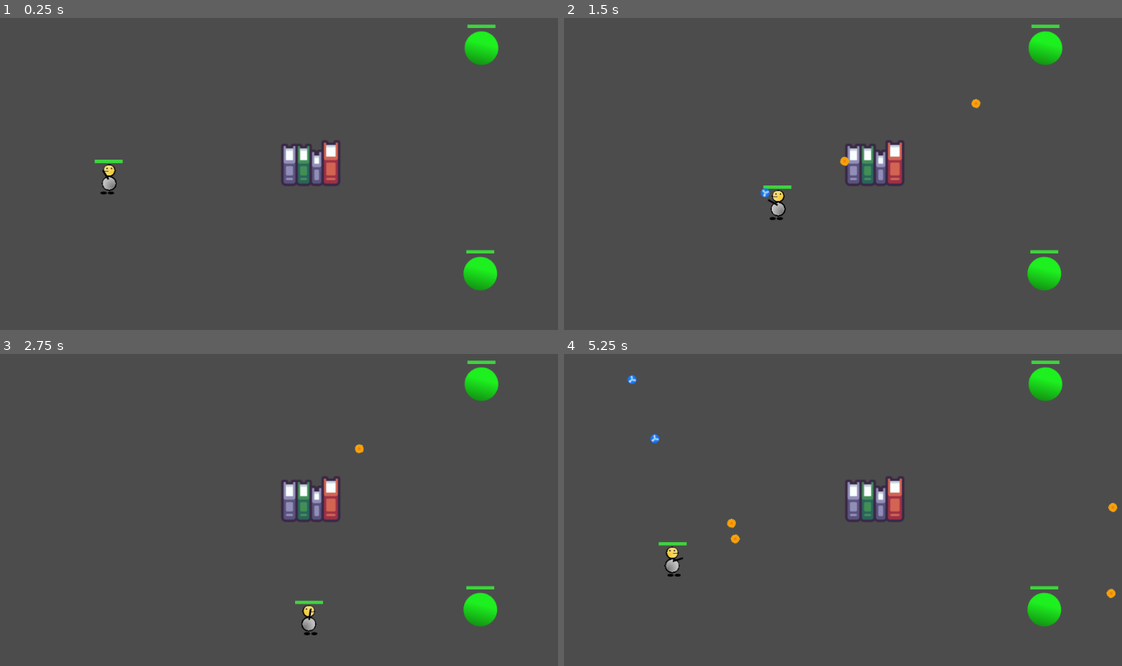
Above: before the commit, frames 1-4 (two rows, left to right).
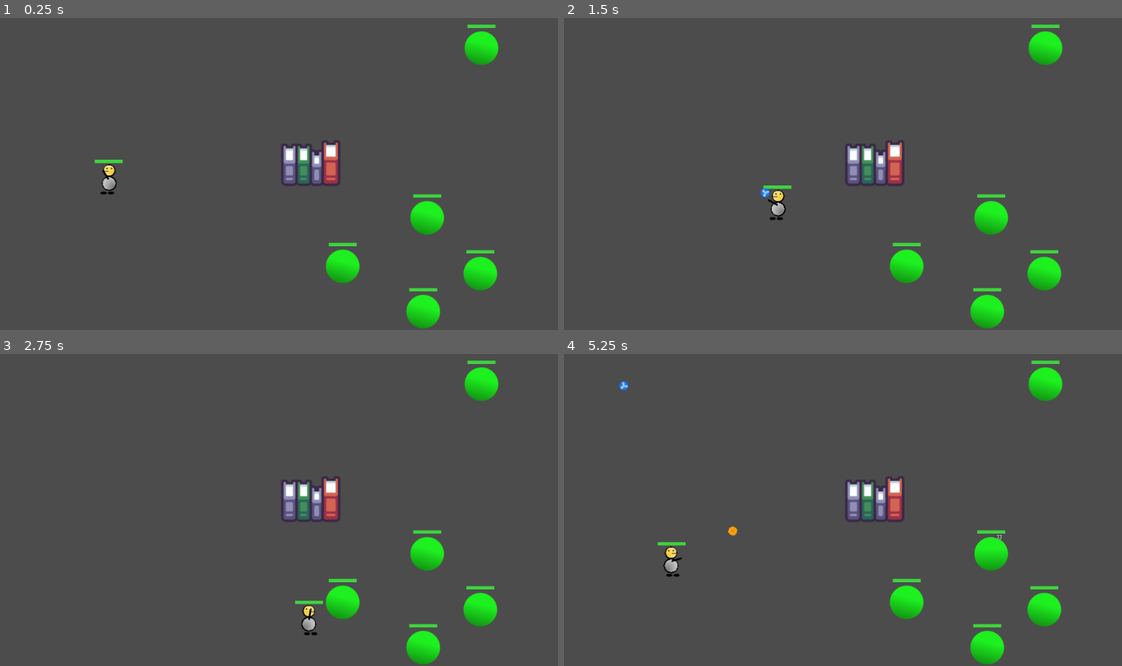
Above: after the commit, the same moments.

Repository: NPGodotEngine/Hack_And_Slash
Game: Godot game, scene res://Levels/TestLevel.tscn
Same seed, same stepped clock (60 frames per second), same inputs: the game is played once before the commit and once after it. The project has no main scene, so this scene is started directly.
Inputs (mouse positions are in pixels of both pictures, inside the frame that each line leads up to):
- Up to frame 1 (0.25 s): no input
- Up to frame 2 (1.5 s): tap Enter at 0.5 s; move the mouse to (971, 145) at 0.52 s; press the mouse at (971, 145) at 0.53 s; hold D (move_right) 0.53-1.28 s; move the mouse to (731, 180) at 1.27 s; release the mouse at (731, 180) at 1.28 s; hold S (move_down) from 1.28 s (still down); right-click (731, 180) at 1.35 s
- Up to frame 3 (2.75 s): move the mouse to (340, 425) at 2.02 s; release S (move_down) at 2.03 s; press the mouse at (340, 425) at 2.03 s; hold D (move_right) from 2.03 s (still down)
- Up to frame 4 (5.25 s): move the mouse to (815, 566) at 2.77 s; release D (move_right) at 2.78 s; release the mouse at (815, 566) at 2.78 s; hold W (move_up) 2.78-3.53 s; right-click (815, 566) at 2.85 s; move the mouse to (1015, 547) at 3.52 s; press the mouse at (1015, 547) at 3.53 s; hold A (move_left) 3.53-5.03 s; move the mouse to (675, 447) at 4.27 s; release the mouse at (675, 447) at 4.28 s; right-click (675, 447) at 4.35 s; move the mouse to (876, 497) at 5.02 s; press the mouse at (876, 497) at 5.03 s; hold S (move_down) from 5.03 s (still down)

The runs differ from the first frame. In frame 1, 1.8% of the frame differs, in the area x 58-80%, y 56-100%; in frame 2, 1.8%; in frame 3, 1.8%; in frame 4, 2.2%, in the area x 9-100%, y 6-100%.

Commit message:
Refactor: Projectile, CryoBulletSkill, add bullet splits to FireBulletSkill

Diff:
--- a/Levels/TestLevel.tscn
+++ b/Levels/TestLevel.tscn
@@ -23,7 +23,6 @@
 [node name="Player" parent="." instance=ExtResource( 1 )]
 position = Vector2( 202, 344 )
 collision_mask = 7
-_level = 5
 _base_damage = 12
 _critical_strike_chance = 0.17
 
@@ -37,4 +36,16 @@
 
 [node name="Dummy2" parent="." instance=ExtResource( 3 )]
 position = Vector2( 866, 513 )
-_base_health = 900
+_base_health = 10000
+
+[node name="Dummy3" parent="." instance=ExtResource( 3 )]
+position = Vector2( 620, 500 )
+_base_health = 10000
+
+[node name="Dummy4" parent="." instance=ExtResource( 3 )]
+position = Vector2( 771, 413 )
+_base_health = 10000
+
+[node name="Dummy5" parent="." instance=ExtResource( 3 )]
+position = Vector2( 764, 581 )
+_base_health = 10000
--- a/Skills/Projectile/CryoBulletSkill/CryoBullet/CryoBullet.gd
+++ b/Skills/Projectile/CryoBulletSkill/CryoBullet/CryoBullet.gd
@@ -12,6 +12,19 @@
 
 ## Override ##
 func _move_projectile(delta:float) -> void:
+    var current_speed: float = get_current_speed()
+
+    # move bullet
+    _velocity = _direction.normalized() * current_speed * delta
+    global_rotation = _direction.angle()
+    global_position += _velocity
+## Override ##
+
+
+# Get current speed
+##
+# The speed is scaled by curve
+func get_current_speed() -> float:
     # get ratio of bullet's life span
     var life_span_ratio: float = (_life_span_timer.wait_time - _life_span_timer.time_left) / _life_span_timer.wait_time
 
@@ -24,11 +37,7 @@
     # make sure speed is range
     current_speed = clamp(current_speed, _speed, _max_speed)
 
-    # move bullet
-    var velocity := _direction.normalized() * current_speed * delta
-    global_rotation = _direction.angle()
-    global_position += velocity
-## Override ##
+    return current_speed
 
 # Configure cryo bullet movement
 ##
--- a/Skills/Projectile/CryoBulletSkill/CryoBulletSkill.gd
+++ b/Skills/Projectile/CryoBulletSkill/CryoBulletSkill.gd
@@ -113,10 +113,11 @@
 
     # shoot projectile
     var bullet: CryoBullet = projectile_scene.instance()
-    get_tree().current_scene.add_child(bullet)
-    bullet.setup(self, spread_direction, skill_owner.global_position, projectile_speed)
+    get_tree().current_scene.call_deferred("add_child", bullet)
+    bullet.setup(self, spread_direction, skill_owner.global_position, projectile_speed,
+        get_hit_damage(), projectile_life_span, projectile_penetration_chance)
     bullet.configure_movement(projectile_acc_curve.curve, max_projectile_speed)
-    bullet.connect("on_projectile_hit", self, "_on_projectile_hit", [], CONNECT_ONESHOT)
+    bullet.connect("on_projectile_hit", self, "_on_projectile_hit")
 
 # Refill bullets
 func _refill_bullets() -> void:
--- a/Skills/Projectile/CryoBulletSkill/CryoBulletSkill.tscn
+++ b/Skills/Projectile/CryoBulletSkill/CryoBulletSkill.tscn
@@ -18,7 +18,7 @@
 damage_multiplier = 1.7
 projectile_scene = ExtResource( 4 )
 projectile_speed = 200.0
-projectile_penetration = 0.12
+projectile_penetration_chance = 0.12
 projectile_life_span = 2.0
 max_projectile_size = 4
 max_projectile_speed = 900.0
--- a/Skills/Projectile/FireBulletSkill/FireBullet/FireBullet.gd
+++ b/Skills/Projectile/FireBulletSkill/FireBullet/FireBullet.gd
@@ -1,2 +1,10 @@
 class_name FireBullet
 extends Projectile
+
+# Number of time left for
+# this bullet to split
+var split_count_left: int = 0
+
+# Number of bullets to split
+# if it hit something
+var n_splits: int = 0
--- a/Skills/Projectile/FireBulletSkill/FireBulletSkill.gd
+++ b/Skills/Projectile/FireBulletSkill/FireBulletSkill.gd
@@ -1,9 +1,6 @@
 extends ProjectileSkill
 
 # warning-ignore-all:RETURN_VALUE_DISCARDED
-
-# Max angle to spread bullet
-export (float) var max_shooting_angle = 15.0
 
 # Flame pool that leave on ground when
 # bullet hit
@@ -18,32 +15,87 @@
 # Flame pool spawn chance
 export (float, 0.0, 1.0) var _flame_pool_spawn_chance = 0.1
 
+# Number of time left bullet can do split
+# Dcrease 1 for each spawn bullets
+export (int) var init_bullet_split_count_left = 1
+
+# Number of splits can bullet do
+# when it hit something
+export (int) var bullet_split = 2
+
+# Splited angle for a bullet
+# that is about to split
+export (float) var splits_angle_deg = 10.0
+
 func execute(position:Vector2, direction:Vector2) -> void:
     .execute(position, direction)
 
     # get facing direction
     var face_dir: Vector2 = get_global_mouse_position() - skill_owner.global_position
-
-    # use arc shape for shooting projectile
-    var shoot_dirs = get_arc_shooting_style(face_dir, deg2rad(max_shooting_angle), self.projectile_count)
-
-    # shoot projectiles
-    for dir in shoot_dirs:
-        var bullet: Projectile = self.projectile_scene.instance()
-        get_tree().current_scene.add_child(bullet)
-        bullet.setup(self, dir, skill_owner.global_position, projectile_speed)
-        bullet.connect("on_projectile_hit", self, "_on_projectile_hit", [], CONNECT_ONESHOT)
+    _spawn_bullet(face_dir, skill_owner.global_position, init_bullet_split_count_left)
 
     start_cool_down()
 
-func _on_projectile_hit(_projectile:Projectile, body:Node) -> void:
+func _on_projectile_hit(projectile:FireBullet, body:Node) -> void:
     assert(_flame_pool_scene, "flame_pool_scene is null")
 
+    # Spanw flame pool
     if _flame_pool_scene and can_spawn_flame_pool():
-        var flame_pool: FlamePool = _flame_pool_scene.instance()
-        get_tree().current_scene.call_deferred("add_child", flame_pool)
-        flame_pool.setup(get_hit_damage(), _flame_pool_life_span, _flame_pool_damage_interval)
-        flame_pool.global_position = body.global_position
+        _spawn_flame_pool(body.global_position)
+
+    # if projectile has not splits left
+    if projectile.split_count_left == 0: return
+
+    # splits projectiles
+    # get arc angle directions for each splitted bullets
+    var n_splits: int = 0
+    if skill_owner and skill_owner is Character:
+        var character: Character = skill_owner as Character
+        n_splits = int(round(projectile.n_splits * (float(character._level) / float(character.MAX_LEVEL))))
+
+    var arc_dirs = get_arc_shooting_style(projectile.get_projectile_direction(),
+                                deg2rad(splits_angle_deg),
+                                n_splits)
+
+    # Spawn bullets
+    for dir in arc_dirs:
+        _spawn_bullet(dir, projectile.global_position,
+                        projectile.split_count_left - 1,
+                        [body])
+
+    # remove old projectile
+    # if it splitted
+    if n_splits > 0:
+        projectile.queue_free()
+
+
+# Spawn a bullet at global position
+##
+# `direction` face direction
+# `position` global position
+# `splits_left` number of time left for this bullet to
+# be able to split
+# `ignored_bodies` bodies that will be ignored by this bullet
+# usually is the bodies had been hitted so it will not be
+# damaged twice
+func _spawn_bullet(direction:Vector2, position:Vector2, splits_left:int,
+        ignored_bodies:Array = []) -> void:
+    var bullet: FireBullet = self.projectile_scene.instance()
+    get_tree().current_scene.call_deferred("add_child", bullet)
+    bullet.setup(self, direction, position, projectile_speed,
+            get_hit_damage(), projectile_life_span,
+            projectile_penetration_chance)
+    bullet.add_ignored_bodies(ignored_bodies)
+    bullet.split_count_left = splits_left
+    bullet.n_splits = bullet_split
+    bullet.connect("on_projectile_hit", self, "_on_projectile_hit")
+
+# Spawn a flame pool at global position
+func _spawn_flame_pool(position:Vector2) -> void:
+    var flame_pool: FlamePool = _flame_pool_scene.instance()
+    get_tree().current_scene.call_deferred("add_child", flame_pool)
+    flame_pool.setup(get_hit_damage(), _flame_pool_life_span, _flame_pool_damage_interval)
+    flame_pool.global_position = position
 
 # Can spawn a flaming pool
 func can_spawn_flame_pool() -> bool:
@@ -54,7 +106,10 @@
 ##
 # `direction` is tha facing direction
 # `max_angle_radian` the total angle in radian for shooting bullet in arc
+# `projectile_count` number of projectiles
 func get_arc_shooting_style(direction:Vector2, max_angle_radian:float, projectile_count:int) -> Array:
+    if projectile_count <= 0: return []
+
     # return direction if only 1 projectile
     if projectile_count == 1: return [direction.normalized()]
 
--- a/Skills/Projectile/FireBulletSkill/FireBulletSkill.tscn
+++ b/Skills/Projectile/FireBulletSkill/FireBulletSkill.tscn
@@ -11,11 +11,11 @@
 damage_multiplier = 1.5
 projectile_scene = ExtResource( 2 )
 projectile_speed = 600.0
-projectile_penetration = 0.25
+projectile_penetration_chance = 0.25
 projectile_life_span = 1.5
 max_projectile_size = 3
 _flame_pool_scene = ExtResource( 4 )
-_flame_pool_damage_interval = 0.3
+bullet_split = 3
 
 [node name="Sprite" type="Sprite" parent="."]
 visible = false
--- a/Skills/Projectile/Projectile.gd
+++ b/Skills/Projectile/Projectile.gd
@@ -26,6 +26,12 @@
 
 # Skill that shoot this projectile
 var _skill: Skill = null
+
+# Projectile's current velocity
+var _velocity: Vector2 = Vector2.ZERO
+
+# Bodies to ignored by projectile
+var _ignored_bodies: Array = []
 
 ## Getter Setter ##
 func set_life_span(value:float) -> void:
@@ -56,12 +62,6 @@
 ## Override ##
 
 
-## Singal callback ##
-func _on_body_entered(body:Node) -> void:
-    _on_projectile_hit_body(body)
-## Singal callback ##
-
-
 # Setup projectile
 # Call this in order to setup projectile
 ##
@@ -69,7 +69,8 @@
 # `direction` the direction this projectile is flying
 # `position` global position this projectile start
 # `speed` projectile speed
-func setup(skill:Skill, direction:Vector2, position:Vector2, speed:float) -> void:
+func setup(skill:Skill, direction:Vector2, position:Vector2, speed:float,
+        hit_damage:HitDamage, life_span:float, penetration:float) -> void:
     if not is_inside_tree():
         yield(self, "ready")
 
@@ -77,22 +78,21 @@
     _direction = direction
     global_position = position
     _speed = speed
-    _hit_damage = _skill.get_hit_damage()
-    _speed = _skill.projectile_speed
-    _life_span = _skill.projectile_life_span
-    _penetration_chance = _skill.projectile_penetration
+    _hit_damage = hit_damage
+    _life_span = life_span
+    _penetration_chance = penetration
 
     # start life span timer
     _life_span_timer.start(_life_span)
 
 # Move projectile
 ##
-# Move projectile straight line direction
+# Move projectile straight line direction by default
 # or subclass override to behave differently
 func _move_projectile(delta:float) -> void:
-    var velocity := _direction.normalized() * _speed * delta
+    _velocity = _direction.normalized() * _speed * delta
     global_rotation = _direction.angle()
-    global_position += velocity
+    global_position += _velocity
 
 # Can this projectile penetrate the target
 func _is_penetrated() -> bool:
@@ -101,8 +101,25 @@
     # check if penetrated
     return Utils.is_in_threshold(_penetration_chance, 0.0001, 1.0)
 
+# Return a normalized projectile's direction
+func get_projectile_direction() -> Vector2:
+    return _direction.normalized()
+
+func add_ignored_bodies(bodies:Array) -> void:
+    for body in bodies:
+        if body is Node:
+            _ignored_bodies.append(body)
+        else:
+            assert(false, "%s can not be added as it is not a Node" % body.name)
+
 # Call when this projectile hit a physics body
 func _on_projectile_hit_body(body:Node) -> void:
+    if _ignored_bodies.has(body): return
+
+    if not body is Character:
+        queue_free()
+        return
+
     if body.has_method("take_damage"):
         emit_signal("on_projectile_hit", self, body)
         body.take_damage(_hit_damage)
--- a/Skills/Projectile/ProjectileSkill.gd
+++ b/Skills/Projectile/ProjectileSkill.gd
@@ -10,8 +10,8 @@
 # Speed that will be applied to projectile
 export (float) var projectile_speed := 200.0
 
-# Penetration that will be applied to projectile
-export (float, 0.0, 1.0) var projectile_penetration := 0.0
+# Penetration chance that will be applied to projectile
+export (float, 0.0, 1.0) var projectile_penetration_chance := 0.0
 
 # Life span tha will be applied to projectile
 export (float) var projectile_life_span := 3.0
